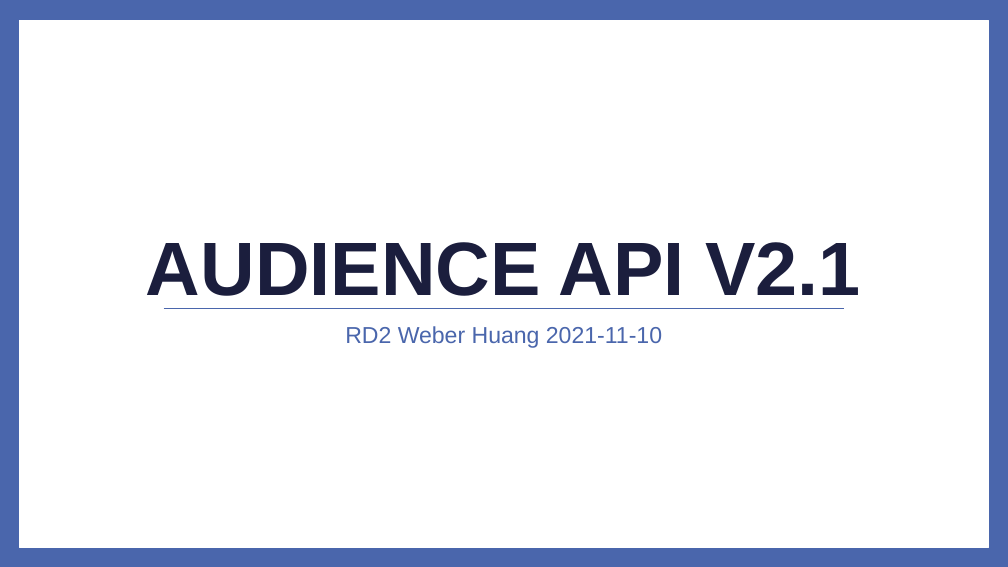
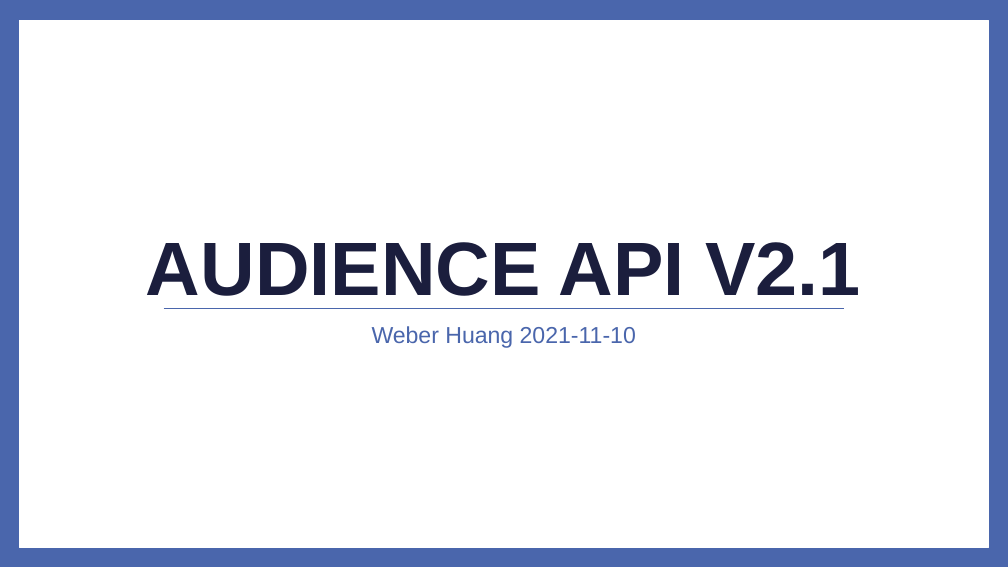
Before and after one commit to ychuang789/labelapi, a slide deck: slide 1 of AudienceAPI_v2.1.pptx. Drawn at 1008x567 pixels with LibreOffice and Linux fonts; fonts in the diff are those of the drawing. Boxes give left, top, right and bottom in pixels: in the first picture for what was removed or moved away, otherwise in the second. Text is boxed around its words. In the diff, an @@ line names an element or a change of style, - is before the commit and + after.

```diff
--- a/AudienceAPI_v2.1.pptx
+++ b/AudienceAPI_v2.1.pptx
@@ subtitle at bbox=[372, 326, 636, 348]: text changed @@
-RD2 Weber Huang 2021-11-10
+Weber Huang 2021-11-10
```
Also in this commit, not shown: 2 other slides changed, 4 other files.
